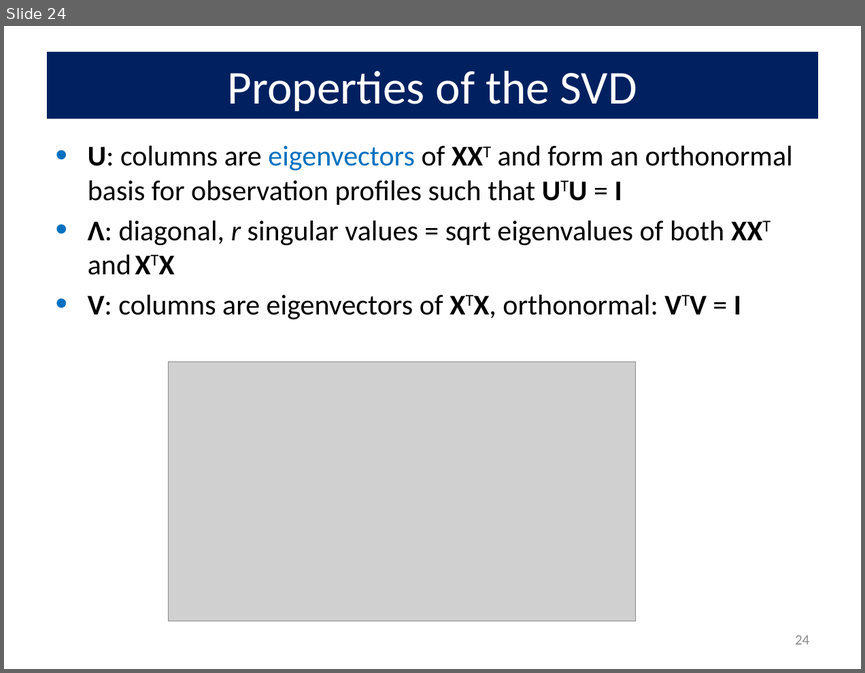
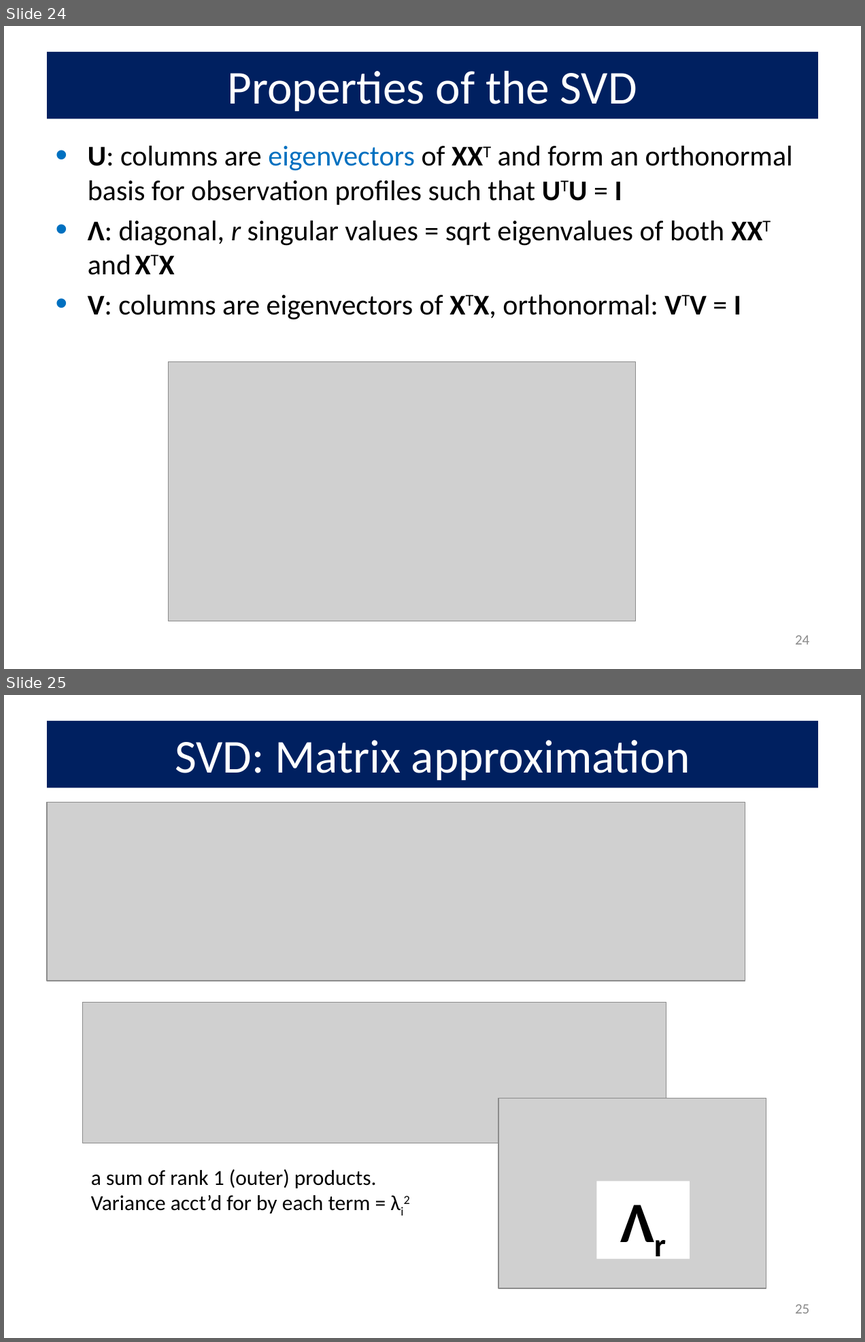
Before and after one commit to friendly/psy6136, a slide deck: lectures/05-Corresp.pptx. Shown one above the other, each under a label of ours: slide 24 before the commit, slides 24 and 25 after it. The pictures are 865x673 and 865x1342 pixels, drawn with LibreOffice and Linux fonts; fonts in the diff are those of the drawing; grey boxes stand for pictures. Boxes give left, top, right and bottom in pixels: in the first picture for what was removed or moved away, otherwise in the second. Text is boxed around its words. In the diff, an @@ line names an element or a change of style, - is before the commit and + after.

```diff
--- a/lectures/05-Corresp.pptx
+++ b/lectures/05-Corresp.pptx
@@ slide 25 added at <box>4,695,861,1338</box>, background #FFFFFF @@
@@ title added at <box>47,721,818,787</box>, fill #002060, 39.6 pt, text #FFFFFF @@
+SVD: Matrix approximation
@@ picture added at <box>47,802,745,981</box> @@
@@ picture added at <box>83,1002,666,1143</box> @@
@@ picture added at <box>498,1098,766,1288</box> @@
@@ text added at <box>91,1169,377,1213</box>, 18 pt, text #000000 @@
+a sum of rank 1 (outer) products.
+Variance acct’d for by each term = λi2
@@ rectangle added at <box>597,1181,689,1259</box>, fill #FFFFFF, 48 pt, text #000000, bold @@
+Λr
@@ page number added at <box>795,1304,809,1313</box>, 12 pt, text #8C8C8C @@
+25
```
Also in this commit, not shown: 4 slides changed, 11 other files.
